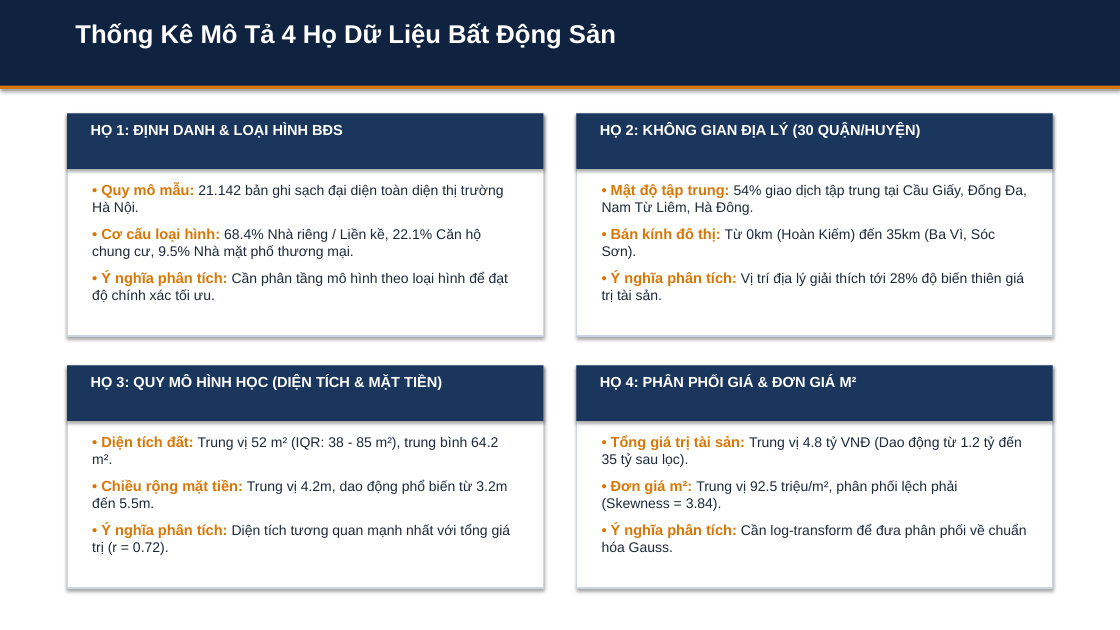
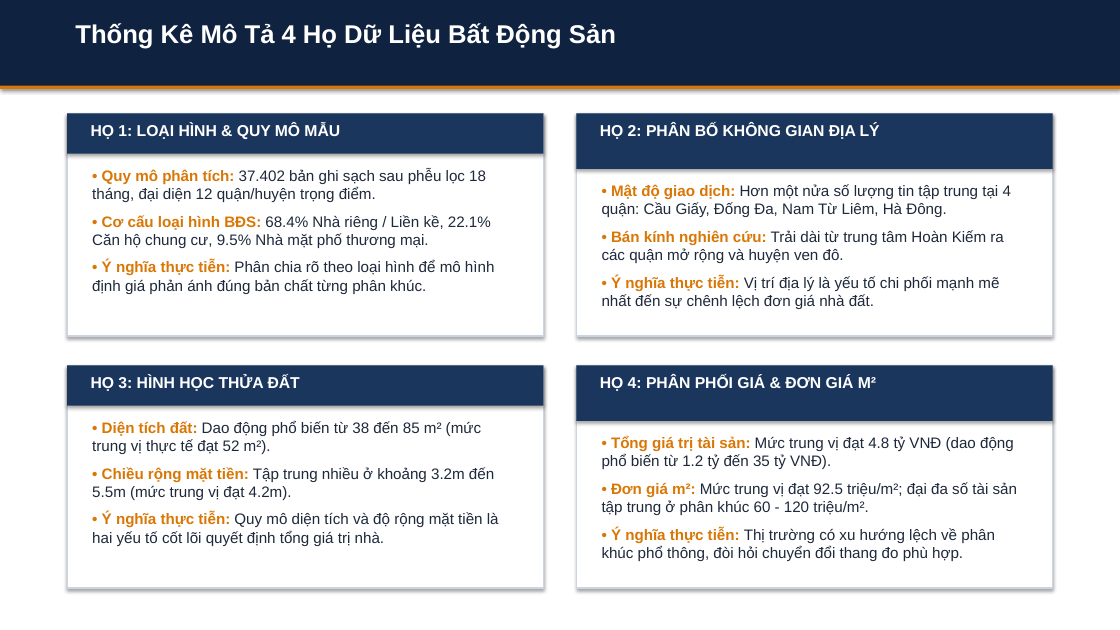
Before and after one commit to HoangLongNguyen-322007/bds_khdl, a slide deck: slide 6 of BAO_CAO_TIEN_DO_SLIDES.pptx. Drawn at 1120x630 pixels with LibreOffice and Linux fonts; fonts in the diff are those of the drawing. Boxes give left, top, right and bottom in pixels: in the first picture for what was removed or moved away, otherwise in the second. Text is boxed around its words. In the diff, an @@ line names an element or a change of style, - is before the commit and + after.

```diff
--- a/BAO_CAO_TIEN_DO_SLIDES.pptx
+++ b/BAO_CAO_TIEN_DO_SLIDES.pptx
@@ rectangle: place and size @@
-rectangle at [67,113,544,169]
+rectangle at [67,113,544,154]
@@ text at [91,123,340,139]: text changed; size 12.5 to 13.5 pt @@
-HỌ 1: ĐỊNH DANH & LOẠI HÌNH BĐS
+HỌ 1: LOẠI HÌNH & QUY MÔ MẪU
@@ text at [600,123,880,139]: text changed; size 12.5 to 13.5 pt @@
-HỌ 2: KHÔNG GIAN ĐỊA LÝ (30 QUẬN/HUYỆN)
+HỌ 2: PHÂN BỐ KHÔNG GIAN ĐỊA LÝ
@@ text at [92,169,494,294]: text changed; size 12 to 13 pt @@
-• Quy mô mẫu: 21.142 bản ghi sạch đại diện toàn diện thị trường Hà Nội.
-• Cơ cấu loại hình: 68.4% Nhà riêng / Liền kề, 22.1% Căn hộ chung cư, 9.5% Nhà mặt phố thương mại.
-• Ý nghĩa phân tích: Cần phân tầng mô hình theo loại hình để đạt độ chính xác tối ưu.
+• Quy mô phân tích: 37.402 bản ghi sạch sau phễu lọc 18 tháng, đại diện 12 quận/huyện trọng điểm.
+• Cơ cấu loại hình BĐS: 68.4% Nhà riêng / Liền kề, 22.1% Căn hộ chung cư, 9.5% Nhà mặt phố thương mại.
+• Ý nghĩa thực tiễn: Phân chia rõ theo loại hình để mô hình định giá phản ánh đúng bản chất từng phân khúc.
@@ text at [602,184,1011,309]: text changed; size 12 to 13 pt @@
-• Mật độ tập trung: 54% giao dịch tập trung tại Cầu Giấy, Đống Đa, Nam Từ Liêm, Hà Đông.
-• Bán kính đô thị: Từ 0km (Hoàn Kiếm) đến 35km (Ba Vì, Sóc Sơn).
-• Ý nghĩa phân tích: Vị trí địa lý giải thích tới 28% độ biến thiên giá trị tài sản.
+• Mật độ giao dịch: Hơn một nửa số lượng tin tập trung tại 4 quận: Cầu Giấy, Đống Đa, Nam Từ Liêm, Hà Đông.
+• Bán kính nghiên cứu: Trải dài từ trung tâm Hoàn Kiếm ra các quận mở rộng và huyện ven đô.
+• Ý nghĩa thực tiễn: Vị trí địa lý là yếu tố chi phối mạnh mẽ nhất đến sự chênh lệch đơn giá nhà đất.
@@ rectangle: place and size @@
-rectangle at [67,365,544,421]
+rectangle at [67,365,544,406]
@@ text at [91,375,300,391]: text changed; size 12.5 to 13.5 pt @@
-HỌ 3: QUY MÔ HÌNH HỌC (DIỆN TÍCH & MẶT TIỀN)
+HỌ 3: HÌNH HỌC THỬA ĐẤT
@@ text "HỌ 4: PHÂN PHỐI GIÁ ..." at [600,375,876,391]: size 12.5 to 13.5 pt @@
@@ text at [92,421,499,546]: text changed; size 12 to 13 pt @@
-• Diện tích đất: Trung vị 52 m² (IQR: 38 - 85 m²), trung bình 64.2 m².
-• Chiều rộng mặt tiền: Trung vị 4.2m, dao động phổ biến từ 3.2m đến 5.5m.
-• Ý nghĩa phân tích: Diện tích tương quan mạnh nhất với tổng giá trị (r = 0.72).
+• Diện tích đất: Dao động phổ biến từ 38 đến 85 m² (mức trung vị thực tế đạt 52 m²).
+• Chiều rộng mặt tiền: Tập trung nhiều ở khoảng 3.2m đến 5.5m (mức trung vị đạt 4.2m).
+• Ý nghĩa thực tiễn: Quy mô diện tích và độ rộng mặt tiền là hai yếu tố cốt lõi quyết định tổng giá trị nhà.
@@ text at [602,436,1017,561]: text changed; size 12 to 13 pt @@
-• Tổng giá trị tài sản: Trung vị 4.8 tỷ VNĐ (Dao động từ 1.2 tỷ đến 35 tỷ sau lọc).
-• Đơn giá m²: Trung vị 92.5 triệu/m², phân phối lệch phải (Skewness = 3.84).
-• Ý nghĩa phân tích: Cần log-transform để đưa phân phối về chuẩn hóa Gauss.
+• Tổng giá trị tài sản: Mức trung vị đạt 4.8 tỷ VNĐ (dao động phổ biến từ 1.2 tỷ đến 35 tỷ VNĐ).
+• Đơn giá m²: Mức trung vị đạt 92.5 triệu/m²; đại đa số tài sản tập trung ở phân khúc 60 - 120 triệu/m².
+• Ý nghĩa thực tiễn: Thị trường có xu hướng lệch về phân khúc phổ thông, đòi hỏi chuyển đổi thang đo phù hợp.
```
Also in this commit, not shown: 22 other slides changed, 7 other files.
